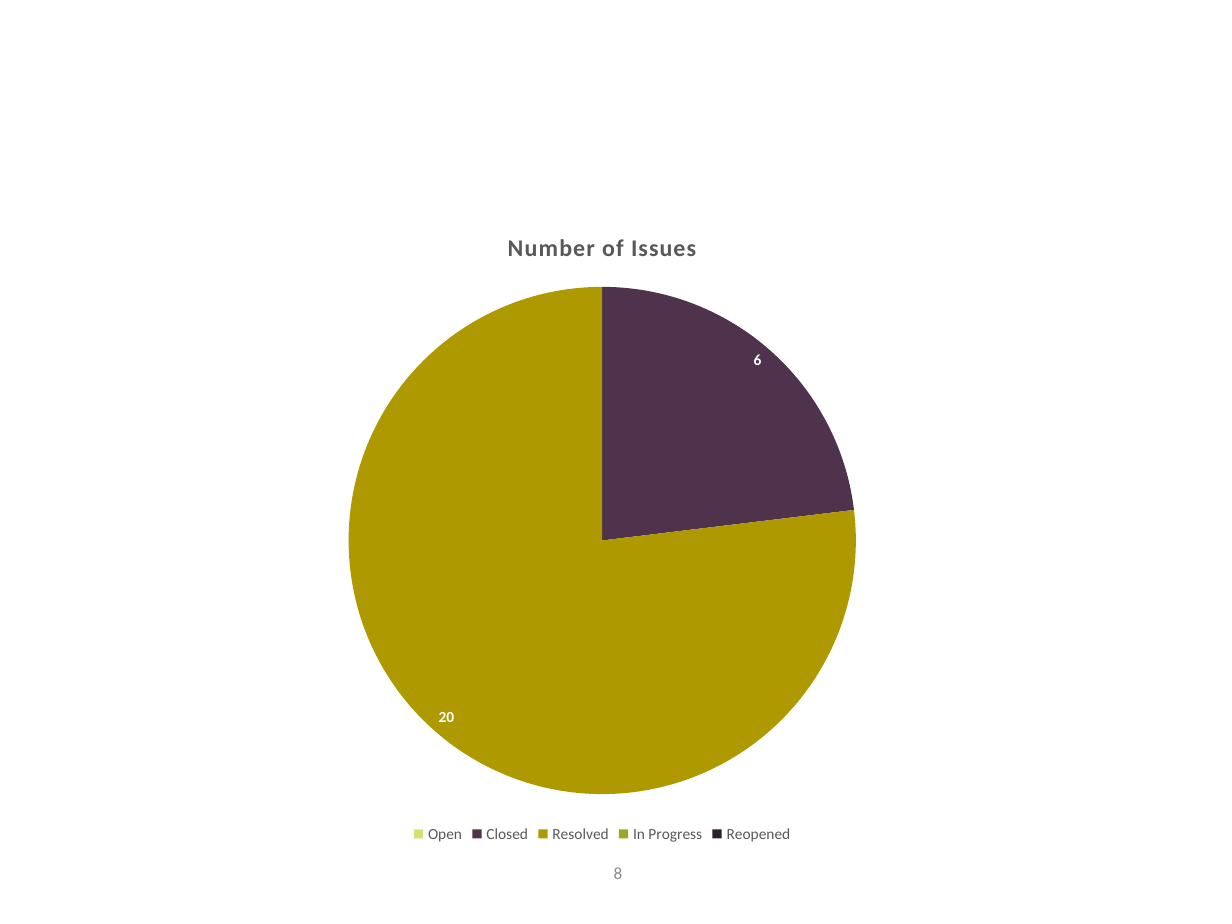
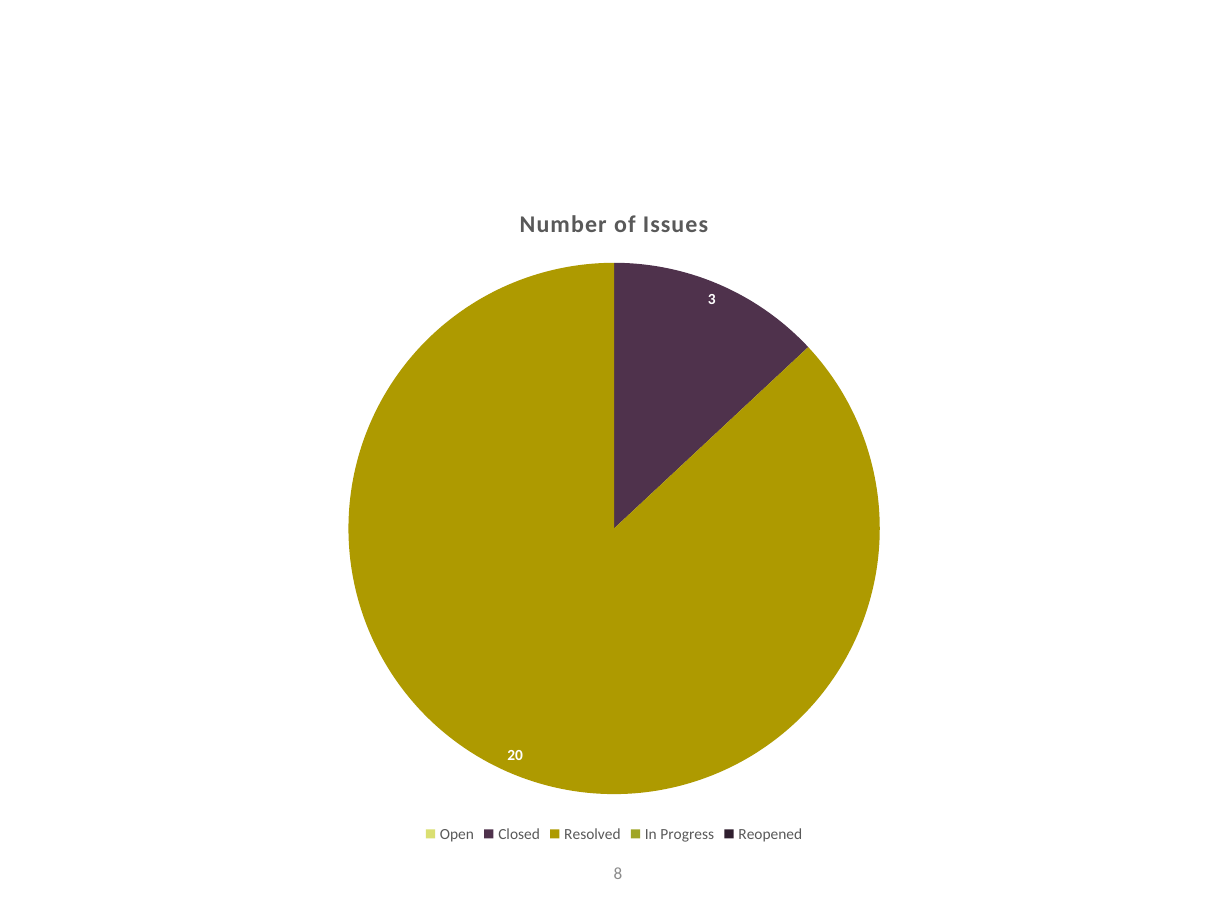
Before and after one commit to VHAINNOVATIONS/BCDS, a slide deck: slide 9 of Documentation/Meeting Minutes/Sprint Review and Planning Meeting/BCDSS_Sprint_2_Review_Sprint_3_Planning.pptx. Drawn at 1232x924 pixels with LibreOffice and Linux fonts; fonts in the diff are those of the drawing; background and template pictures are left out. Boxes give left, top, right and bottom in pixels: in the first picture for what was removed or moved away, otherwise in the second. Text is boxed around its words. In the diff, an @@ line names an element or a change of style, - is before the commit and + after.

```diff
--- a/Documentation/Meeting Minutes/Sprint Review and Planning Meeting/BCDSS_Sprint_2_Review_Sprint_3_Planning.pptx
+++ b/Documentation/Meeting Minutes/Sprint Review and Planning Meeting/BCDSS_Sprint_2_Review_Sprint_3_Planning.pptx
@@ pie chart at bbox=[33, 182, 1195, 848] @@
@@ Number of Issues, Closed: 6 to 3 @@
@@ pie chart: place and size @@
-pie chart at bbox=[34, 207, 1170, 849]
+pie chart at bbox=[33, 182, 1195, 848]
```
Also in this commit, not shown: 8 other slides changed.
